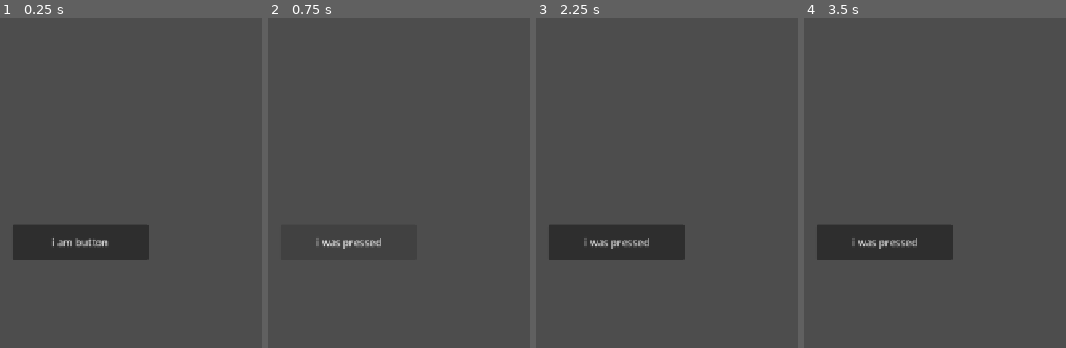
Above: before the commit, frames 1-4 (left to right).
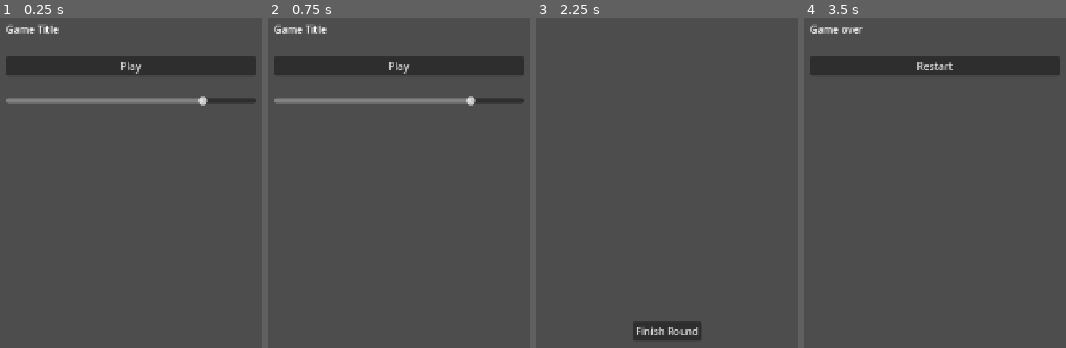
Above: after the commit, the same moments.

Repository: NureTopchiiViola/games-now-jam
Game: Godot game, scene res://scenes/main_menu.tscn
Same seed, same stepped clock (60 frames per second), same inputs: the game is played once before the commit and once after it. Before the commit the project starts from res://scenes/start_screen.tscn.
Inputs (mouse positions are in pixels of both pictures, inside the frame that each line leads up to):
- Up to frame 1 (0.25 s): no input
- Up to frame 2 (0.75 s): click (349, 242) at 0.5 s, where only the run before the commit has a clickable "i am button"
- Up to frame 3 (2.25 s): click (617, 242) at 1.25 s, where only the run before the commit has a clickable "i was pressed"; click (667, 67) at 2 s, where only the run after the commit has a clickable "Play"
- Up to frame 4 (3.5 s): click (935, 331) at 2.75 s, where only the run after the commit has a clickable "Finish Round"

The runs differ from the first frame. In frame 1, 13% of the frame differs, in the area x 2-98%, y 1-74%; in frame 2, 7.7%; in frame 3, 6.6%; in frame 4, 11%.

Commit message:
add pathing to the root scenes

Diff:
--- a/project.godot
+++ b/project.godot
@@ -11,7 +11,7 @@
 [application]
 
 config/name="games_now_jam"
-run/main_scene="uid://ci5dmtrqjifyu"
+run/main_scene="uid://dwj571g08vyfb"
 config/features=PackedStringArray("4.7", "GL Compatibility")
 config/icon="res://icon.svg"
 
--- a/scenes/game.tscn
+++ b/scenes/game.tscn
@@ -1,4 +1,6 @@
 [gd_scene format=3 uid="uid://d2i1qa2r38dsn"]
+
+[ext_resource type="Script" uid="uid://c5pgwrvc75i8j" path="res://scripts/game.gd" id="1_uwrxv"]
 
 [node name="Game" type="Control" unique_id=1159430474]
 layout_mode = 3
@@ -7,6 +9,7 @@
 anchor_bottom = 1.0
 grow_horizontal = 2
 grow_vertical = 2
+script = ExtResource("1_uwrxv")
 
 [node name="EndButton" type="Button" parent="." unique_id=1268712593]
 layout_mode = 1
--- a/scenes/game_over.tscn
+++ b/scenes/game_over.tscn
@@ -1,4 +1,6 @@
 [gd_scene format=3 uid="uid://8y6n6drx0w4j"]
+
+[ext_resource type="Script" uid="uid://bpwnal4k5i36d" path="res://scripts/game_over.gd" id="1_xeevv"]
 
 [node name="GameOver" type="Control" unique_id=1312016712]
 layout_mode = 3
@@ -7,6 +9,7 @@
 anchor_bottom = 1.0
 grow_horizontal = 2
 grow_vertical = 2
+script = ExtResource("1_xeevv")
 
 [node name="VBoxContainer" type="VBoxContainer" parent="." unique_id=1984527072]
 layout_mode = 1
@@ -23,10 +26,10 @@
 grow_vertical = 2
 theme_override_constants/separation = 32
 
-[node name="Label" type="Label" parent="VBoxContainer" unique_id=1603372470]
+[node name="GameOverText" type="Label" parent="VBoxContainer" unique_id=1603372470]
 layout_mode = 2
 text = "Game over"
 
-[node name="Button" type="Button" parent="VBoxContainer" unique_id=835417057]
+[node name="RestartButton" type="Button" parent="VBoxContainer" unique_id=835417057]
 layout_mode = 2
 text = "Restart"
--- a/scenes/main_menu.tscn
+++ b/scenes/main_menu.tscn
@@ -1,4 +1,6 @@
 [gd_scene format=3 uid="uid://dwj571g08vyfb"]
+
+[ext_resource type="Script" uid="uid://duiwxoioy68lj" path="res://scripts/main_menu.gd" id="1_l6cm7"]
 
 [node name="MainMenu" type="Control" unique_id=651514764]
 layout_mode = 3
@@ -7,6 +9,7 @@
 anchor_bottom = 1.0
 grow_horizontal = 2
 grow_vertical = 2
+script = ExtResource("1_l6cm7")
 
 [node name="VBoxContainer" type="VBoxContainer" parent="." unique_id=1307336532]
 layout_mode = 1
@@ -32,7 +35,7 @@
 layout_mode = 2
 text = "Play"
 
-[node name="HSlider" type="HSlider" parent="VBoxContainer" unique_id=1498416770]
+[node name="VolumeSlider" type="HSlider" parent="VBoxContainer" unique_id=1498416770]
 layout_mode = 2
 max_value = 1.0
 step = 0.05
--- a/scenes/start_screen.tscn
+++ b/scenes/start_screen.tscn
@@ -1,6 +1,22 @@
-[gd_scene format=3 uid="uid://ci5dmtrqjifyu"]
+[gd_scene format=3 uid="uid://c7fvsjeqk3f3a"]
 
-[ext_resource type="Script" uid="uid://cv3xx5neikekg" path="res://scripts/start_button.gd" id="1_tx5wa"]
+[sub_resource type="GDScript" id="GDScript_cllq7"]
+script/source = "extends Button
+
+
+# Called when the node enters the scene tree for the first time.
+func _ready() -> void:
+	pass # Replace with function body.
+
+
+# Called every frame. 'delta' is the elapsed time since the previous frame.
+func _process(delta: float) -> void:
+	pass
+
+
+func _on_pressed() -> void:
+	text = \"i was pressed\"
+"
 
 [node name="Start screen" type="Control" unique_id=571898033]
 layout_mode = 3
@@ -17,6 +33,6 @@
 offset_right = 668.0
 offset_bottom = 541.0
 text = "i am button"
-script = ExtResource("1_tx5wa")
+script = SubResource("GDScript_cllq7")
 
 [connection signal="pressed" from="Start Button" to="Start Button" method="_on_pressed"]
--- /dev/null
+++ b/scripts/game.gd
@@ -0,0 +1,9 @@
+extends Control
+
+@onready var end_button: Button = $EndButton
+
+func _ready() -> void:
+	end_button.pressed.connect(_on_end_pressed)
+
+func _on_end_pressed() -> void:
+	get_tree().change_scene_to_file("res://scenes/game_over.tscn")
--- /dev/null
+++ b/scripts/game_over.gd
@@ -0,0 +1,9 @@
+extends Control
+
+@onready var restart_button: Button = $VBoxContainer/RestartButton
+
+func _ready() -> void:
+	restart_button.pressed.connect(_on_restart_pressed)
+
+func _on_restart_pressed() -> void:
+	get_tree().change_scene_to_file("res://scenes/Game.tscn")
--- /dev/null
+++ b/scripts/main_menu.gd
@@ -0,0 +1,16 @@
+extends Control
+
+@onready var play_button: Button = $VBoxContainer/PlayButton
+@onready var volume_slider: HSlider = $VBoxContainer/VolumeSlider
+
+func _ready() -> void:
+	play_button.pressed.connect(_on_play_pressed)
+	volume_slider.value_changed.connect(_on_volume_changed)
+	_on_volume_changed(volume_slider.value)
+
+func _on_play_pressed() -> void:
+	get_tree().change_scene_to_file("res://scenes/Game.tscn")
+
+func _on_volume_changed(value: float) -> void:
+	var bus_idx := AudioServer.get_bus_index("Master")
+	AudioServer.set_bus_volume_db(bus_idx, linear_to_db(value))
--- a/scripts/start_button.gd
+++ /dev/null
@@ -1,15 +0,0 @@
-extends Button
-
-
-# Called when the node enters the scene tree for the first time.
-func _ready() -> void:
-	pass # Replace with function body.
-
-
-# Called every frame. 'delta' is the elapsed time since the previous frame.
-func _process(delta: float) -> void:
-	pass
-
-
-func _on_pressed() -> void:
-	text = "i was pressed"
Not shown, added: scripts/game.gd.uid
Not shown, added: scripts/game_over.gd.uid
Not shown, added: scripts/main_menu.gd.uid
Not shown, removed: scripts/start_button.gd.uid
